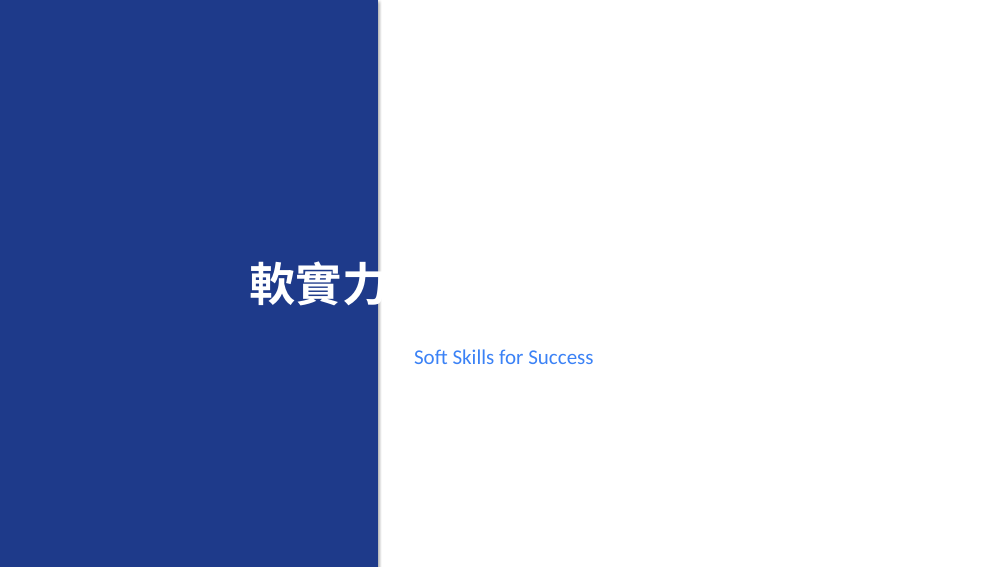
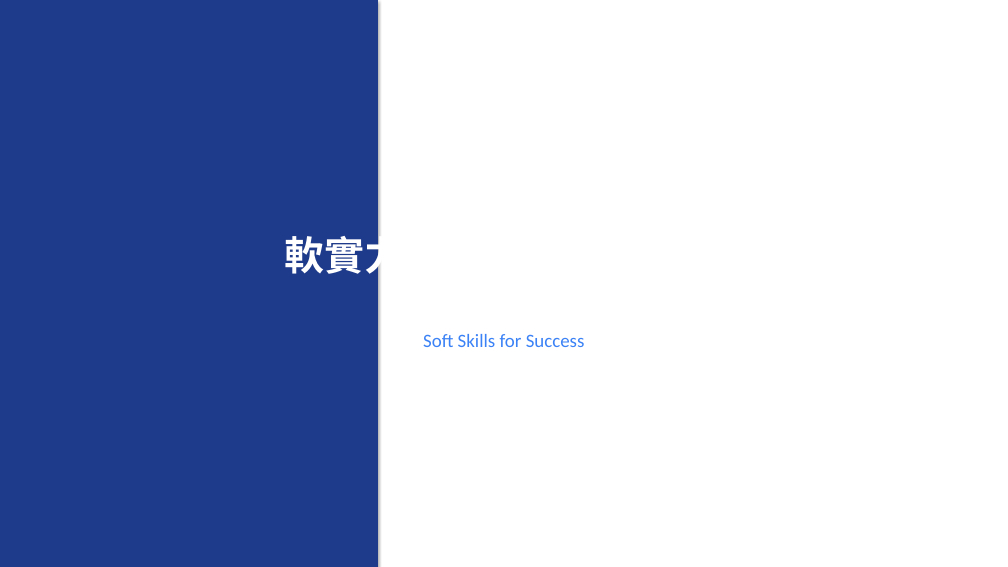
Before and after one commit to thc1006/czech-exchange, a slide deck: slide 12 of 交換經驗分享會_蔡秀吉_百川學程.pptx. Drawn at 1008x567 pixels with LibreOffice and Linux fonts; fonts in the diff are those of the drawing. Boxes give left, top, right and bottom in pixels: in the first picture for what was removed or moved away, otherwise in the second. Text is boxed around its words. In the diff, an @@ line names an element or a change of style, - is before the commit and + after.

```diff
--- a/交換經驗分享會_蔡秀吉_百川學程.pptx
+++ b/交換經驗分享會_蔡秀吉_百川學程.pptx
@@ text "軟實力：文化適應與溝通" at [284,229,723,281]: size 44 to 38 pt; vertical alignment middle to top @@
@@ text "Soft Skills for Success": place and size @@
-text "Soft Skills for Success" at [414,349,593,364]
+text "Soft Skills for Success" at [423,334,585,347]
@@ text "Soft Skills for Success" at [423,334,585,347]: size 20 to 18 pt @@
```
Also in this commit, not shown: 19 other slides changed, 1 other file.
